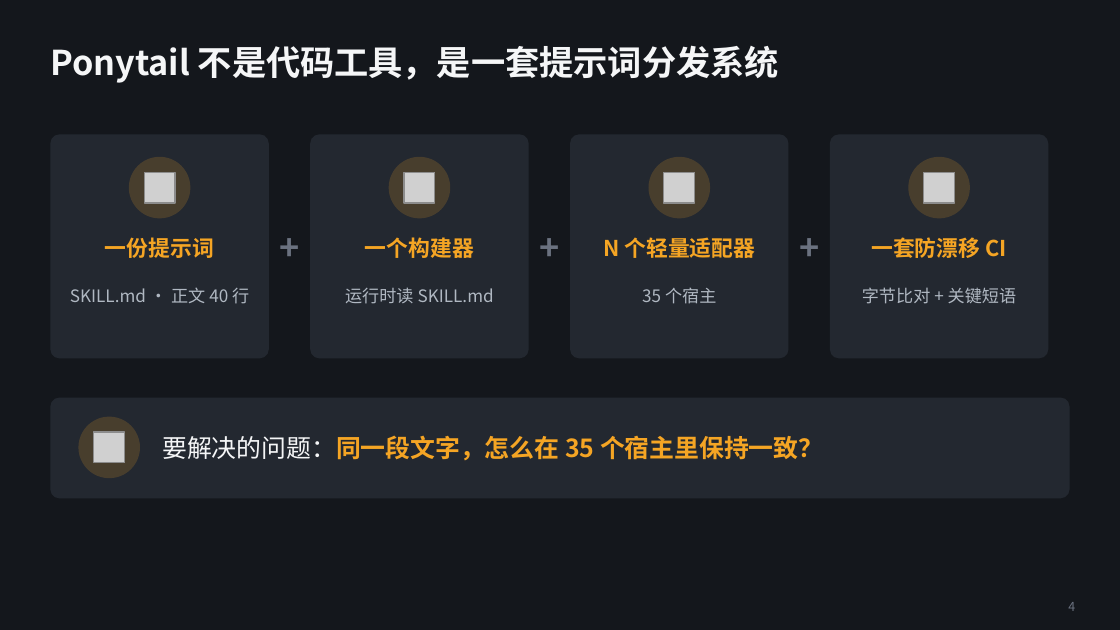
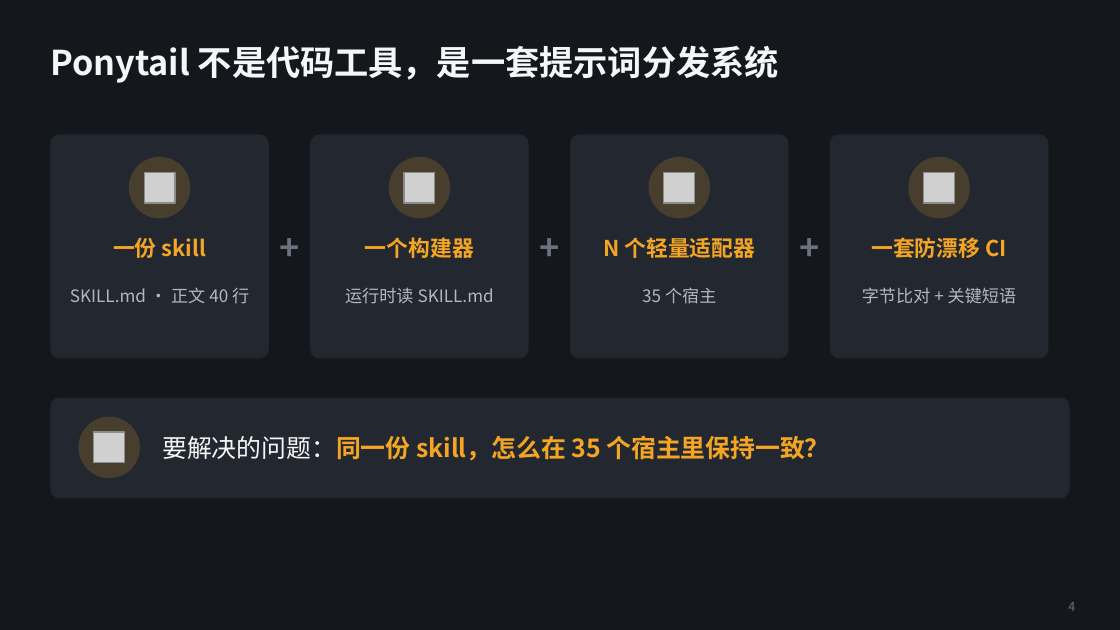
Before and after one commit to alexsunlee/alexsunlee.github.io, a slide deck: slide 4 of content/AI Learning/Ponytail · 提示词分发系统架构解析.pptx. Drawn at 1120x630 pixels with LibreOffice and Linux fonts; fonts in the diff are those of the drawing; grey boxes stand for pictures. Boxes give left, top, right and bottom in pixels: in the first picture for what was removed or moved away, otherwise in the second. Text is boxed around its words. In the diff, an @@ line names an element or a change of style, - is before the commit and + after.

```diff
--- a/content/AI Learning/Ponytail · 提示词分发系统架构解析.pptx
+++ b/content/AI Learning/Ponytail · 提示词分发系统架构解析.pptx
@@ text at (x1=113, y1=237, x2=206, y2=258): text changed @@
-一份提示词
+一份 skill
@@ text at (x1=162, y1=436, x2=830, y2=460): text changed @@
-要解决的问题：同一段文字，怎么在 35 个宿主里保持一致？
+要解决的问题：同一份 skill，怎么在 35 个宿主里保持一致？
```
Also in this commit, not shown: 2 other slides changed.
